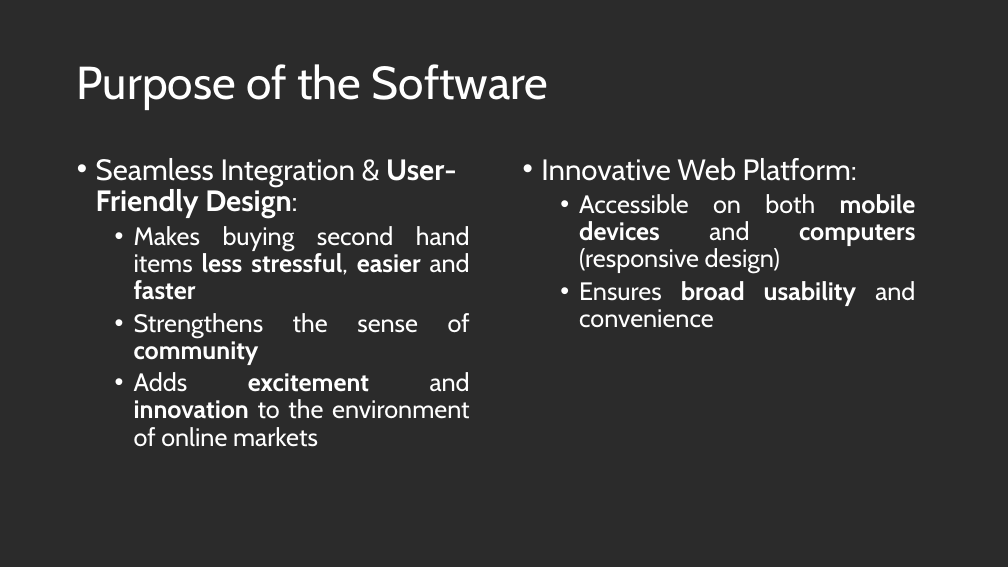
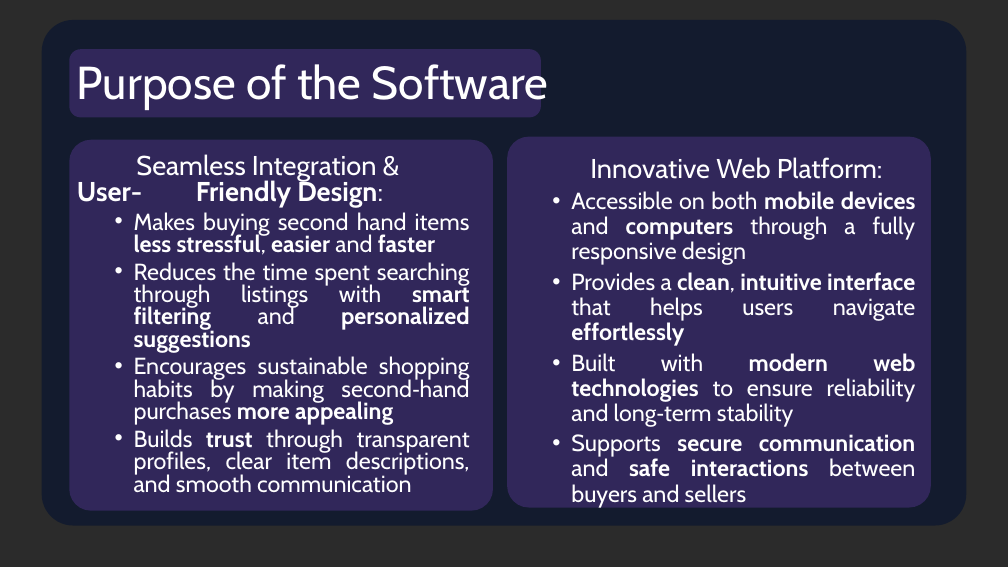
Before and after one commit to pollak-vizsgaremek/Bellora, a slide deck: slide 3 of docs/Bellora.pptx. Drawn at 1008x567 pixels with LibreOffice and Linux fonts; fonts in the diff are those of the drawing; background and template pictures are left out; a plain dark background stands for a picture behind light text. Boxes give left, top, right and bottom in pixels: in the first picture for what was removed or moved away, otherwise in the second. Text is boxed around its words. In the diff, an @@ line names an element or a change of style, - is before the commit and + after.

Commit message:
ppt

```diff
--- a/docs/Bellora.pptx
+++ b/docs/Bellora.pptx
@@ rounded rectangle added at (42,20,966,526), fill #111A2F at 90% opacity @@
@@ rounded rectangle added at (70,49,541,117), fill #31275A @@
@@ rounded rectangle added at (70,140,493,511), fill #31275A @@
@@ rounded rectangle added at (507,137,931,508), fill #31275A @@
@@ text at (77,154,383,207): text changed; size 28 to 25.9 pt @@
-• Seamless Integration & User-Friendly Design:
+Seamless Integration & User- Friendly Design:
@@ text "Innovative Web Platform:": place and size @@
-text "Innovative Web Platform:" at (541,158,916,328)
+text "Innovative Web Platform:" at (571,157,916,508)
@@ text at (590,157,883,179): size 28 to 25.9 pt in "Innovative Web Platform:"; bullet • to none @@
@@ text at (571,191,916,508): text changed; size 24 to 22.2 pt @@
-  • Accessible on both mobile devices and computers (responsive design)
-  • Ensures broad usability and convenience
+  • Accessible on both mobile devices and computers through a fully responsive design
+  • Provides a clean, intuitive interface that helps users navigate effortlessly
+  • Built with modern web technologies to ensure reliability and long‑term stability
+  • Supports secure communication and safe interactions between buyers and sellers
@@ text at (134,212,470,255): size 24 to 22.2 pt in "Makes buying second hand items less stressful, ..."; line spacing 0.9 to 0.8 @@
@@ text at (134,262,470,493): text changed; size 24 to 22.2 pt @@
-  • Strengthens the sense of community
-  • Adds excitement and innovation to the environment of online markets
+  • Reduces the time spent searching through listings with smart filtering and personalized suggestions
+  • Encourages sustainable shopping habits by making second‑hand purchases more appealing
+  • Builds trust through transparent profiles, clear item descriptions, and smooth communication
```
Also in this commit, not shown: 7 other slides changed.
